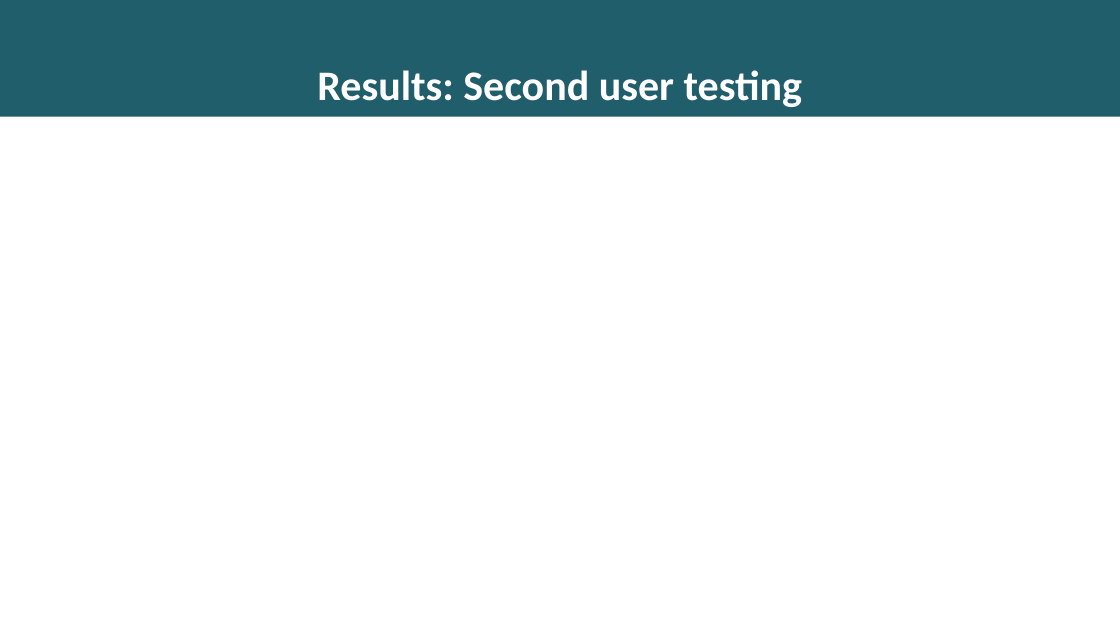
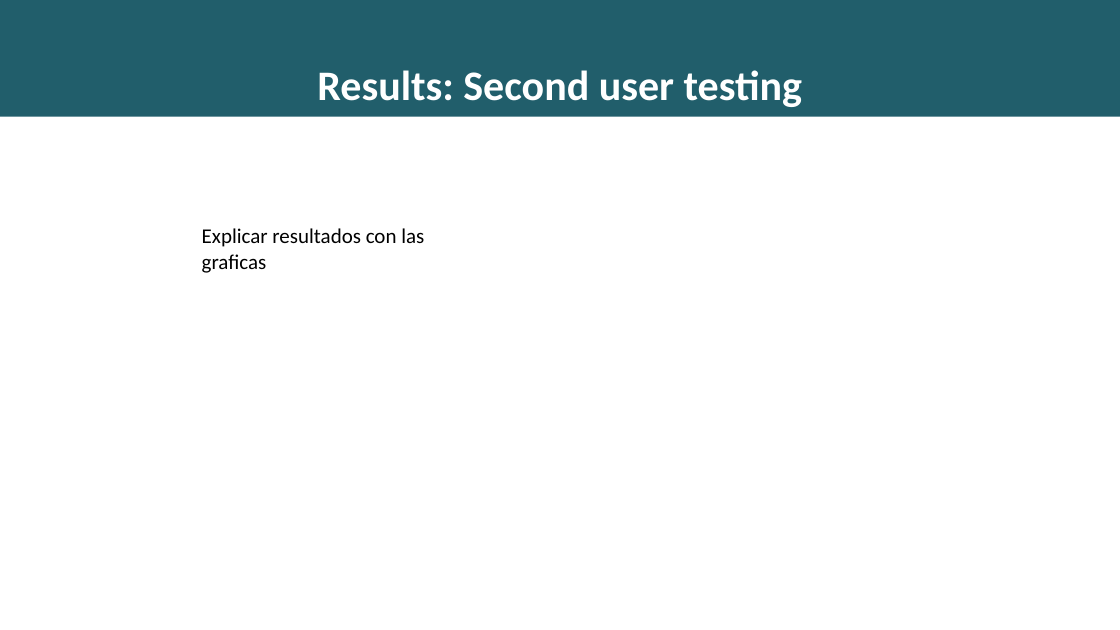
Before and after one commit to richardseba/TFG-Docs, a slide deck: slide 17 of Entregables/Presentacion.pptx (slide 11 before the commit). Drawn at 1120x630 pixels with LibreOffice and Linux fonts; fonts in the diff are those of the drawing. Boxes give left, top, right and bottom in pixels: in the first picture for what was removed or moved away, otherwise in the second. Text is boxed around its words. In the diff, an @@ line names an element or a change of style, - is before the commit and + after.

```diff
--- a/Entregables/Presentacion.pptx
+++ b/Entregables/Presentacion.pptx
@@ text added at box(202, 228, 424, 273), 18 pt, text #000000 @@
+Explicar resultados con las graficas
```
Also in this commit, not shown: 7 other slides changed, 12 slides added, 3 slides removed, 9 other files.
